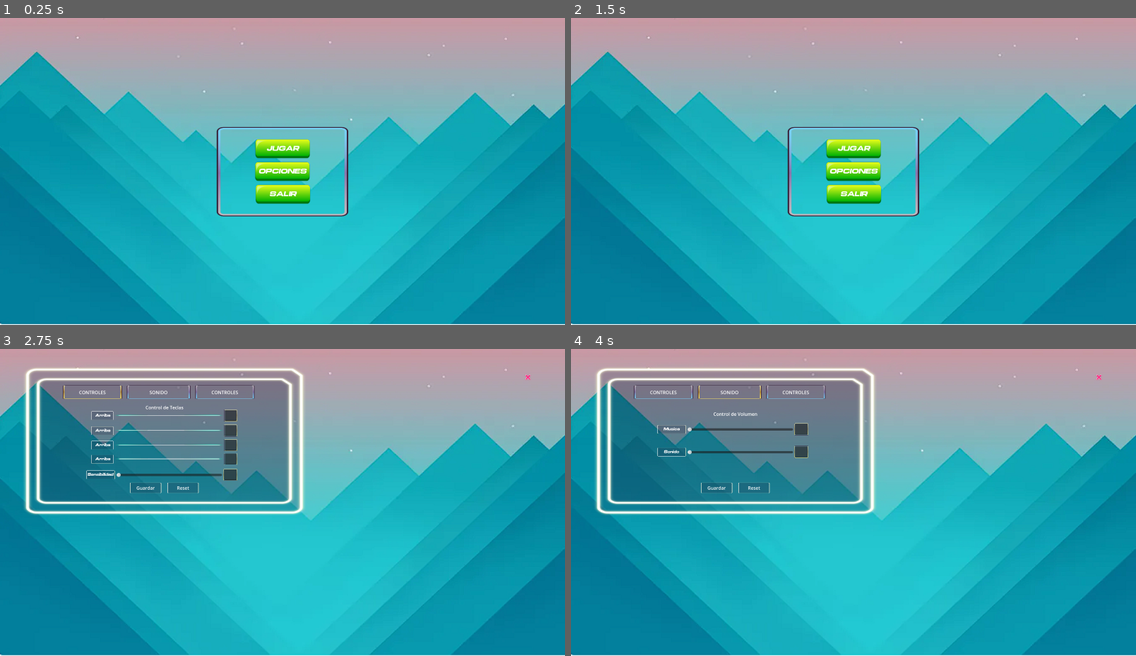
Above: before the commit, frames 1-4 (two rows, left to right).
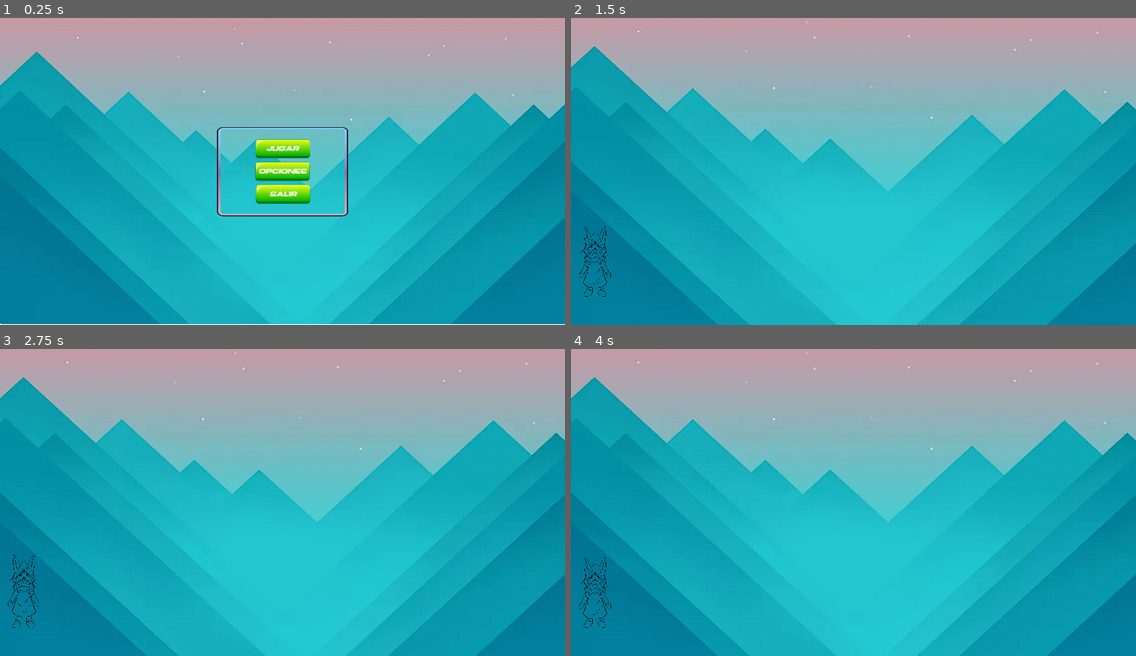
Above: after the commit, the same moments.

Repository: apricotstd/GodotGameJam
Game: Godot game, scene res://bin/views/menu/menu.tscn
Two runs of this game, one before a commit and one after it. Both use one fixed random seed, a clock stepped at 60 frames per second and the inputs below.
Inputs (mouse positions are in pixels of both pictures, inside the frame that each line leads up to):
- Up to frame 1 (0.25 s): no input
- Up to frame 2 (1.5 s): click "JUGAR" at 0.5 s; click (853, 146) at 1.25 s, where only the run before the commit has a clickable "JUGAR"
- Up to frame 3 (2.75 s): click (282, 502) at 2 s, where only the run before the commit has a clickable "OPCIONES"
- Up to frame 4 (4 s): click (661, 391) at 2.75 s, where only the run before the commit has a clickable "CONTROLES"; click (729, 391) at 3.5 s, where only the run before the commit has a clickable "SONIDO"

The runs differ from the first frame. In frame 1, 0.5% of the frame differs, in the area x 38-62%, y 35-65%; in frame 2, 9.2%; in frame 3, 28%; in frame 4, 28%, in the area x 0-100%, y 1-100%.

Commit message:
modificaciones resolucion

Diff:
--- a/bin/game/game_lvl_1.tscn
+++ b/bin/game/game_lvl_1.tscn
@@ -11,7 +11,7 @@
 [node name="Parallax2D" type="Parallax2D" parent="."]
 
 [node name="img" type="Sprite2D" parent="Parallax2D"]
-position = Vector2(1006, 555.75)
+position = Vector2(1006, 542.75)
 scale = Vector2(3.36076, 3.07995)
 texture = ExtResource("1_07dyt")
 
--- a/bin/views/menu/menu.tscn
+++ b/bin/views/menu/menu.tscn
@@ -167,5 +167,6 @@
 theme_override_font_sizes/font_size = 22
 text = "SALIR"
 
+[connection signal="pressed" from="PanelMenu/PanelOption/TextureButton1" to="." method="_on_texture_button_1_pressed"]
 [connection signal="pressed" from="PanelMenu/PanelOption/ButtonOption" to="." method="_on_button_option_pressed"]
 [connection signal="pressed" from="PanelMenu/PanelOption/TextureButton3" to="." method="_on_texture_button_3_pressed"]
--- a/bin/views/option/option1.tscn
+++ b/bin/views/option/option1.tscn
@@ -31,9 +31,12 @@
 texture = ExtResource("1_ne02l")
 
 [node name="ControlPanelOption" type="Control" parent="Controller"]
-anchors_preset = 0
-offset_right = 1152.0
-offset_bottom = 648.0
+layout_mode = 1
+anchors_preset = 15
+anchor_right = 1.0
+anchor_bottom = 1.0
+grow_horizontal = 2
+grow_vertical = 2
 
 [node name="TextureRectcapa1" type="TextureRect" parent="Controller/ControlPanelOption"]
 layout_mode = 1
--- a/bin/views/option/option2.tscn
+++ b/bin/views/option/option2.tscn
@@ -29,9 +29,12 @@
 texture = ExtResource("1_2dka6")
 
 [node name="ControlPanelOption" type="Control" parent="Sonido"]
-anchors_preset = 0
-offset_right = 1152.0
-offset_bottom = 648.0
+layout_mode = 1
+anchors_preset = 15
+anchor_right = 1.0
+anchor_bottom = 1.0
+grow_horizontal = 2
+grow_vertical = 2
 
 [node name="TextureRectcapa1" type="TextureRect" parent="Sonido/ControlPanelOption"]
 layout_mode = 1
--- a/bin/views/option/option3.tscn
+++ b/bin/views/option/option3.tscn
@@ -28,9 +28,12 @@
 texture = ExtResource("1_5l1tb")
 
 [node name="ControlPanelOption" type="Control" parent="Lenguaje"]
-anchors_preset = 0
-offset_right = 1152.0
-offset_bottom = 648.0
+layout_mode = 1
+anchors_preset = 15
+anchor_right = 1.0
+anchor_bottom = 1.0
+grow_horizontal = 2
+grow_vertical = 2
 
 [node name="TextureRectcapa1" type="TextureRect" parent="Lenguaje/ControlPanelOption"]
 layout_mode = 1
--- a/project.godot
+++ b/project.godot
@@ -10,7 +10,7 @@
 
 [application]
 
-config/name="LaPatilla"
+config/name="GameJamPt"
 run/main_scene="res://bin/views/menu/menu.tscn"
 config/features=PackedStringArray("4.3", "Forward Plus")
 config/icon="res://icon.svg"
@@ -19,9 +19,10 @@
 
 window/size/viewport_width=1980
 window/size/viewport_height=1080
-window/size/window_width_override=300
-window/size/window_height_override=200
-window/stretch/mode="viewport"
+window/size/window_width_override=600
+window/size/window_height_override=400
+window/stretch/mode="canvas_items"
+window/stretch/aspect="expand"
 
 [rendering]
 
--- a/scripts/menu.gd
+++ b/scripts/menu.gd
@@ -19,3 +19,8 @@
 func _on_texture_button_3_pressed():
 	get_tree().quit()
 	pass # Replace with function body.
+
+
+func _on_texture_button_1_pressed() -> void:
+	get_tree().change_scene_to_file("res://bin/game/game_lvl_1.tscn")
+	pass # Replace with function body.
